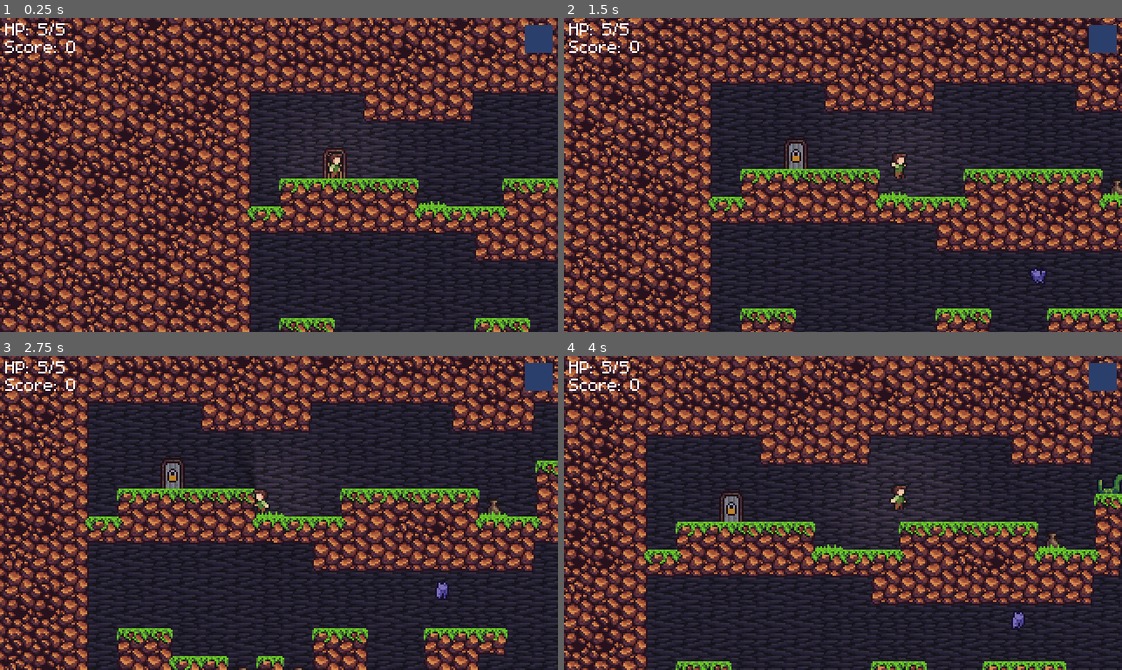
Above: before the commit, frames 1-4 (two rows, left to right).
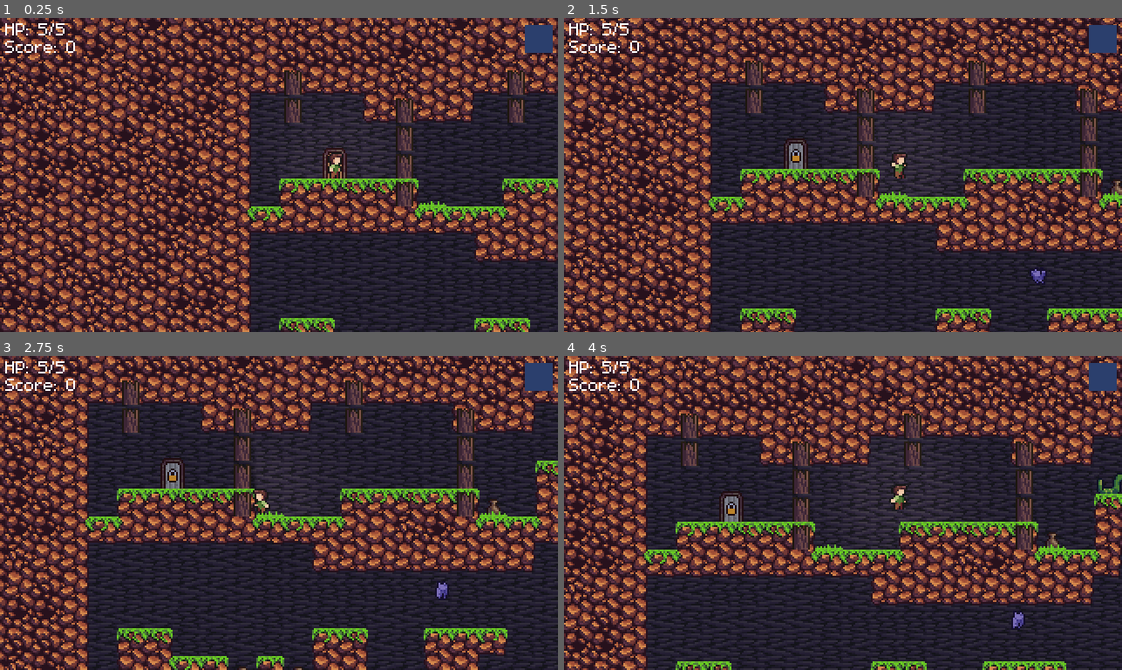
Above: after the commit, the same moments.

Repository: jasonrobwebster/Cave
Game: Godot game, scene res://scenes/Level1/Deep.tscn
Same seed, same stepped clock (60 frames per second), same inputs: the game is played once before the commit and once after it. This scene is started directly instead of the project's main scene.
Inputs (mouse positions are in pixels of both pictures, inside the frame that each line leads up to):
- Up to frame 1 (0.25 s): no input
- Up to frame 2 (1.5 s): move the mouse to (965, 159) at 0.52 s; hold Space (interact) 0.53-1.28 s; hold Right (ui_right) from 0.53 s (still down); click (965, 159) at 0.67 s; tap W (jump) at 0.77 s; move the mouse to (731, 190) at 1.27 s; right-click (731, 190) at 1.35 s
- Up to frame 3 (2.75 s): tap W (jump) at 1.52 s; move the mouse to (334, 443) at 2.02 s; release Right (ui_right) at 2.03 s; hold Left (ui_left) from 2.03 s (still down); hold Shift (run) from 2.03 s (still down)
- Up to frame 4 (4 s): move the mouse to (815, 575) at 2.77 s; release Left (ui_left) at 2.78 s; release Shift (run) at 2.78 s; hold Right (ui_right) from 2.78 s (still down); click (815, 575) at 2.85 s; tap W (jump) at 3.02, 3.77 s; move the mouse to (1010, 560) at 3.52 s; hold Space (interact) from 3.53 s (still down)

The runs differ from the first frame. In frame 1, 1.4% of the frame differs, in the area x 50-95%, y 16-60%; in frame 2, 2.1%; in frame 3, 2.1%, in the area x 21-85%, y 7-52%; in frame 4, 2.1%.

Commit message:
added wooden assets to level1 room generator

Diff:
--- a/modular/Level1Rooms.tscn
+++ b/modular/Level1Rooms.tscn
@@ -1,8 +1,11 @@
-[gd_scene load_steps=4 format=2]
+[gd_scene load_steps=7 format=2]
 
 [ext_resource path="res://modular/ModularRooms.gd" type="Script" id=1]
 [ext_resource path="res://player/Player.tscn" type="PackedScene" id=2]
+[ext_resource path="res://tiles/wood/WoodenPlankFG.tscn" type="PackedScene" id=3]
 [ext_resource path="res://tiles/rockygrass/RockyGrass.tscn" type="PackedScene" id=4]
+[ext_resource path="res://tiles/wood/WoodenLogs.tscn" type="PackedScene" id=5]
+[ext_resource path="res://tiles/wood/WoodenPlankBG.tscn" type="PackedScene" id=6]
 
 [node name="Level1Rooms" type="Node2D"]
 script = ExtResource( 1 )
@@ -11,6 +14,7 @@
 [node name="L" type="Node2D" parent="."]
 
 [node name="0" type="Node2D" parent="L"]
+visible = false
 
 [node name="RockyGrass" parent="L/0" instance=ExtResource( 4 )]
 tile_data = PoolIntArray( 0, 0, 196608, 1, 0, 327689, 2, 0, 327689, 3, 0, 196609, 4, 0, 196609, 5, 0, 327689, 6, 0, 196 …(278 unchanged characters)…
@@ -48,14 +52,23 @@
 [node name="4" type="Node2D" parent="L"]
 visible = false
 
+[node name="WoodenPlankFG" parent="L/4" instance=ExtResource( 3 )]
+tile_data = PoolIntArray( 3, 0, 2, 65537, 0, 2, 65539, 0, 65536, 131073, 0, 131074, 131075, 0, 131073 )
+
+[node name="WoodenLogs" parent="L/4" instance=ExtResource( 5 )]
+tile_data = PoolIntArray( 131073, 0, 196608, 131074, 0, 196609, 131075, 0, 196610 )
+
 [node name="RockyGrass" parent="L/4" instance=ExtResource( 4 )]
-tile_data = PoolIntArray( 0, 0, 327688, 1, 0, 8, 2, 0, 327689, 3, 0, 327689, 4, 0, 196609, 5, 0, 6, 6, 0, 327686, 7, 0, 2, 65537, 0, 65539, 65541, 0, 131072, 65542, 0, 65542, 65543, 0, 65538, 131073, 0, 196612, 131074, 0, 327689, 131075, 0, 327690, 131078, 0, 65536, 131079, 0, 65538, 19 …(331 unchanged characters)…
+tile_data = PoolIntArray( 0, 0, 327688, 1, 0, 8, 2, 0, 327689, 3, 0, 327689, 4, 0, 196609, 5, 0, 6, 6, 0, 327686, 7, 0, 2, 65537, 0, 131075, 65541, 0, 131072, 65542, 0, 65542, 65543, 0, 65538, 131078, 0, 65536, 131079, 0, 65538, 19 …(331 unchanged characters)…
 
 [node name="Player" parent="L/4" instance=ExtResource( 2 )]
-position = Vector2( 48, 32 )
+position = Vector2( 40, 32 )
 
 [node name="5" type="Node2D" parent="L"]
 visible = false
+
+[node name="WoodenPlankFG" parent="L/5" instance=ExtResource( 3 )]
+tile_data = PoolIntArray( 196613, 0, 1, 262149, 0, 65536, 327685, 0, 131072 )
 
 [node name="RockyGrass" parent="L/5" instance=ExtResource( 4 )]
 tile_data = PoolIntArray( 0, 0, 327685, 1, 0, 5, 2, 0, 196609, 3, 0, 327689, 4, 0, 196609, 5, 0, 196609, 6, 0, 196609,  …(419 unchanged characters)…
@@ -63,17 +76,35 @@
 [node name="6" type="Node2D" parent="L"]
 visible = false
 
+[node name="WoodenPlankFG" parent="L/6" instance=ExtResource( 3 )]
+tile_data = PoolIntArray( 65539, 0, 2, 131075, 0, 65538, 196611, 0, 65536, 262147, 0, 131073 )
+
 [node name="RockyGrass" parent="L/6" instance=ExtResource( 4 )]
 tile_data = PoolIntArray( 0, 0, 196608, 1, 0, 196609, 2, 0, 327689, 3, 0, 6, 4, 0, 327683, 5, 0, 327686, 6, 0, 327686,  …(374 unchanged characters)…
 
 [node name="7" type="Node2D" parent="L"]
 visible = false
 
+[node name="WoodenPlankBG" parent="L/7" instance=ExtResource( 6 )]
+tile_data = PoolIntArray( 65538, 0, 0, 65539, 0, 1, 65540, 0, 2, 131074, 0, 65536, 131075, 0, 65537, 131076, 0, 131077, 131077, 0, 2, 196610, 0, 131072, 196611, 0, 131073, 196612, 0, 131073, 196613, 0, 131074 )
+
+[node name="WoodenPlankFG" parent="L/7" instance=ExtResource( 3 )]
+tile_data = PoolIntArray( 5, 0, 1, 65541, 0, 65538, 131077, 0, 65536, 196610, 1, 65536, 196611, 1, 131074, 196613, 0, 131073 )
+
+[node name="WoodenLogs" parent="L/7" instance=ExtResource( 5 )]
+tile_data = PoolIntArray( 196611, 0, 196608, 196612, 0, 196609, 196613, 0, 196610 )
+
 [node name="RockyGrass" parent="L/7" instance=ExtResource( 4 )]
-tile_data = PoolIntArray( 0, 0, 327688, 1, 0, 6, 2, 0, 5, 3, …(125 unchanged characters)… 9, 131073, 1, 0, 131074, 0, 65539, 131075, 2, 0, 131076, 2, 0, 131077, 3, 0, 131079, 0, 65539, 196610, 0, 196612, 196611, 0, 196609, 196612, 0, 327689, 196613, 0, 196610, 196615, 0, 65539, 262151, 0, 65539, 327680, 0, 196608, 327681, 0, 196609, 327682, 0, 196609, 327683, 0, 196609, 327684, 0, 196609, 327685, 0, 327689, 327686, 0, 196609, 327687, 0, 196615 )
+tile_data = PoolIntArray( 0, 0, 327688, 1, 0, 6, 2, 0, 5, 3, …(125 unchanged characters)… 9, 131073, 1, 0, 131074, 0, 65539, 131079, 0, 65539, 196610, 0, 131075, 196615, 0, 65539, 262147, 3, 0, 262148, 2, 0, 262149, 2, 0, 262150, 2, 0, 262151, 0, 65539, 327680, 0, 196608, 327681, 0, 196609, 327682, 0, 196609, 327683, 0, 327689, 327684, 0, 327689, 327685, 0, 196609, 327686, 0, 327689, 327687, 0, 196615 )
 
 [node name="8" type="Node2D" parent="L"]
 visible = false
+
+[node name="WoodenPlankFG" parent="L/8" instance=ExtResource( 3 )]
+tile_data = PoolIntArray( 1, 0, 2, 65537, 0, 65537, 131073, 0, 131073, 196610, 0, 1, 262146, 0, 65537, 327682, 0, 131073 )
+
+[node name="WoodenPlankBG" parent="L/8" instance=ExtResource( 6 )]
+tile_data = PoolIntArray( 1, 0, 0, 2, 0, 1, 3, 0, 1, 4, 0, 1, 5, 0, 2, 65537, 0, 131072, 65538, 0, 131073, 65539, 0, 65542, 65540, 0, 65537, 65541, 0, 65538, 131075, 0, 131072, 131076, 0, 131073, 131077, 0, 131074 )
 
 [node name="RockyGrass" parent="L/8" instance=ExtResource( 4 )]
 tile_data = PoolIntArray( 0, 0, 327688, 1, 0, 327689, 2, 0, 327689, 3, 0, 196609, 4, 0, 196609, 5, 0, 6, 6, 0, 1, 7, 0, …(484 unchanged characters)…
@@ -83,6 +114,9 @@
 [node name="0" type="Node2D" parent="R"]
 visible = false
 
+[node name="WoodenPlankFG" parent="R/0" instance=ExtResource( 3 )]
+tile_data = PoolIntArray( 6, 0, 1, 65542, 0, 131074 )
+
 [node name="RockyGrass" parent="R/0" instance=ExtResource( 4 )]
 tile_data = PoolIntArray( 0, 0, 4, 1, 0, 196609, 2, 0, 327689, 3, 0, 196609, 4, 0, 196609, 5, 0, 196609, 6, 0, 196609,  …(303 unchanged characters)…
 
@@ -92,6 +126,9 @@
 [node name="1" type="Node2D" parent="R"]
 visible = false
 
+[node name="WoodenPlankFG" parent="R/1" instance=ExtResource( 3 )]
+tile_data = PoolIntArray( 1, 0, 1, 65537, 0, 131074 )
+
 [node name="RockyGrass" parent="R/1" instance=ExtResource( 4 )]
 tile_data = PoolIntArray( 0, 0, 4, 1, 0, 327689, 2, 0, 196609, 3, 0, 196609, 4, 0, 327689, 5, 0, 196609, 6, 0, 196609,  …(331 unchanged characters)…
 
@@ -110,6 +147,12 @@
 [node name="3" type="Node2D" parent="R"]
 visible = false
 
+[node name="WoodenPlankBG" parent="R/3" instance=ExtResource( 6 )]
+tile_data = PoolIntArray( 1, 0, 0, 2, 0, 2, 65537, 0, 65536, 65538, 0, 262149, 65539, 0, 196610, 131073, 0, 131072, 131074, 0, 131074, 262150, 0, 196611 )
+
+[node name="WoodenPlankFG" parent="R/3" instance=ExtResource( 3 )]
+tile_data = PoolIntArray( 131077, 0, 1, 196613, 0, 65538, 262149, 0, 131073 )
+
 [node name="RockyGrass" parent="R/3" instance=ExtResource( 4 )]
 tile_data = PoolIntArray( 0, 0, 327685, 1, 0, 5, 2, 0, 196609, 3, 0, 327689, 4, 0, 196609, 5, 0, 327689, 6, 0, 327689,  …(510 unchanged characters)…
 
@@ -125,8 +168,17 @@
 [node name="5" type="Node2D" parent="R"]
 visible = false
 
+[node name="WoodenPlankBG" parent="R/5" instance=ExtResource( 6 )]
+tile_data = PoolIntArray( 65540, 0, 0, 65541, 0, 2, 131074, 0, 0, 131075, 0, 1, 131076, 0, 131078, 131077, 0, 65538, 196609, 0, 196608, 196610, 0, 262150, 196611, 0, 65537, 196612, 0, 65537, 196613, 0, 131077, 196614, 0, 2, 262146, 0, 131072, 262147, 0, 131073, 262148, 0, 131073, 262149, 0, 131073, 262150, 0, 131074 )
+
+[node name="WoodenPlankFG" parent="R/5" instance=ExtResource( 3 )]
+tile_data = PoolIntArray( 196611, 0, 2, 196614, 0, 0, 262147, 0, 65538, 262150, 0, 131073, 327683, 0, 131074 )
+
 [node name="RockyGrass" parent="R/5" instance=ExtResource( 4 )]
-tile_data = PoolIntArray( 0, 0, 327682, 1, 0, 5, 2, 0, 19660 …(132 unchanged characters)… , 1, 0, 196608, 0, 65539, 196609, 1, 0, 196611, 0, 327688, 196612, 0, 196609, 196613, 0, 327689, 196614, 0, 7, 262144, 0, 131076, 262145, 0, 2, 262146, 2, 0, 262147, 2, 0, 262148, 2, 0, 262149, 2, 0, 262150, 0, 65539, 327680, 0, 131072, 327681, 0, 196613,  …(114 unchanged characters)…
+tile_data = PoolIntArray( 0, 0, 327682, 1, 0, 5, 2, 0, 19660 …(132 unchanged characters)… , 1, 0, 196608, 0, 65539, 196609, 1, 0, 262144, 0, 131076, 262145, 0, 2, 262146, 2, 0, 262147, 2, 0, 262148, 2, 0, 262149, 2, 0, 262150, 0, 3, 327680, 0, 131072, 327681, 0, 196613,  …(114 unchanged characters)…
+
+[node name="WoodenLogs" parent="R/5" instance=ExtResource( 5 )]
+tile_data = PoolIntArray( 196611, 0, 196608, 196612, 0, 196609, 196613, 0, 196609, 196614, 0, 196610 )
 
 [node name="6" type="Node2D" parent="R"]
 visible = false
@@ -134,6 +186,12 @@
 [node name="RockyGrass" parent="R/6" instance=ExtResource( 4 )]
 tile_data = PoolIntArray( 0, 0, 0, 1, 0, 5, 2, 0, 196609, 3, 0, 196609, 4, 0, 196609, 5, 0, 6, 6, 0, 5, 7, 0, 327690, 6 …(461 unchanged characters)…
 
+[node name="WoodenPlankFG" parent="R/6" instance=ExtResource( 3 )]
+tile_data = PoolIntArray( 3, 0, 0, 65537, 0, 1, 65539, 0, 65536, 131073, 0, 131074, 131075, 0, 65536, 196611, 0, 131073 )
+
+[node name="WoodenPlankBG" parent="R/6" instance=ExtResource( 6 )]
+tile_data = PoolIntArray( 3, 0, 0, 4, 0, 1, 5, 0, 2, 65539, 0, 131072, 65540, 0, 65542, 65541, 0, 65538, 131076, 0, 131072, 131077, 0, 131074, 196608, 0, 196608, 196609, 0, 7, 262145, 0, 196612, 262146, 0, 196610 )
+
 [node name="7" type="Node2D" parent="R"]
 visible = false
 
@@ -160,9 +218,15 @@
 [node name="1" type="Node2D" parent="LR"]
 visible = false
 
+[node name="WoodenPlankFG" parent="LR/1" instance=ExtResource( 3 )]
+tile_data = PoolIntArray( 4, 0, 1, 65537, 0, 0, 65540, 0, 65538, 131073, 0, 131074, 131076, 0, 131072 )
+
 [node name="RockyGrass" parent="LR/1" instance=ExtResource( 4 )]
 tile_data = PoolIntArray( 0, 0, 196608, 1, 0, 6, 2, 0, 1, 3, 0, 5, 4, 0, 196609, 5, 0, 196609, 6, 0, 196609, 7, 0, 1966 …(309 unchanged characters)…
 
+[node name="WoodenPlankBG" parent="LR/1" instance=ExtResource( 6 )]
+tile_data = PoolIntArray( 4, 0, 0, 5, 0, 2, 65537, 0, 0, 65538, 0, 1, 65539, 0, 1, 65540, 0, 65545, 65541, 0, 131074, 131073, 0, 131072, 131074, 0, 65542, 131075, 0, 65541, 131076, 0, 131074, 196610, 0, 131072, 196611, 0, 131074 )
+
 [node name="2" type="Node2D" parent="LR"]
 visible = false
 
@@ -172,6 +236,9 @@
 [node name="Player" parent="LR/2" instance=ExtResource( 2 )]
 position = Vector2( 48, 64 )
 
+[node name="WoodenPlankFG" parent="LR/2" instance=ExtResource( 3 )]
+tile_data = PoolIntArray( 1, 0, 1, 65537, 0, 131072, 65541, 0, 1, 131077, 0, 65538, 196613, 0, 65537, 262149, 0, 131073 )
+
 [node name="3" type="Node2D" parent="LR"]
 visible = false
 
@@ -184,6 +251,12 @@
 [node name="RockyGrass" parent="LR/4" instance=ExtResource( 4 )]
 tile_data = PoolIntArray( 0, 0, 327688, 1, 0, 327689, 2, 0, 6, 3, 0, 1, 4, 0, 1, 5, 0, 327683, 6, 0, 1, 7, 0, 327684, 6 …(334 unchanged characters)…
 
+[node name="WoodenPlankFG" parent="LR/4" instance=ExtResource( 3 )]
+tile_data = PoolIntArray( 65538, 0, 0, 65542, 0, 0, 131074, 0, 131072, 131078, 0, 65538, 196614, 0, 65538, 262150, 0, 131073 )
+
+[node name="WoodenPlankBG" parent="LR/4" instance=ExtResource( 6 )]
+tile_data = PoolIntArray( 65538, 0, 0, 65539, 0, 1, 65540, 0, 1, 65541, 0, 1, 65542, 0, 2, 131074, 0, 131072, 131075, 0, 131073, 131076, 0, 131073, 131077, 0, 65542, 131078, 0, 65538, 196613, 0, 65540, 196614, 0, 131074, 262148, 0, 196608, 262149, 0, 196615 )
+
 [node name="5" type="Node2D" parent="LR"]
 visible = false
 
@@ -202,6 +275,9 @@
 [node name="RockyGrass" parent="LR/7" instance=ExtResource( 4 )]
 tile_data = PoolIntArray( 0, 0, 196608, 1, 0, 196609, 2, 0, 196609, 3, 0, 327689, 4, 0, 327689, 5, 0, 327689, 6, 0, 196 …(348 unchanged characters)…
 
+[node name="WoodenPlankFG" parent="LR/7" instance=ExtResource( 3 )]
+tile_data = PoolIntArray( 2, 0, 2, 65538, 0, 131074 )
+
 [node name="8" type="Node2D" parent="LR"]
 visible = false
 
@@ -211,6 +287,9 @@
 [node name="9" type="Node2D" parent="LR"]
 visible = false
 
+[node name="WoodenPlankFG" parent="LR/9" instance=ExtResource( 3 )]
+tile_data = PoolIntArray( 1, 0, 0, 65537, 0, 131072, 65542, 0, 0, 131078, 0, 131072 )
+
 [node name="RockyGrass" parent="LR/9" instance=ExtResource( 4 )]
 tile_data = PoolIntArray( 0, 0, 327688, 1, 0, 327689, 2, 0, 327689, 3, 0, 196609, 4, 0, 327689, 5, 0, 196609, 6, 0, 6,  …(277 unchanged characters)…
 
@@ -234,6 +313,9 @@
 [node name="RockyGrass" parent="LB/0" instance=ExtResource( 4 )]
 tile_data = PoolIntArray( 0, 0, 196608, 1, 0, 196609, 2, 0, 6, 3, 0, 327686, 4, 0, 1, 5, 0, 327686, 6, 0, 1, 7, 0, 3276 …(295 unchanged characters)…
 
+[node name="WoodenPlankFG" parent="LB/0" instance=ExtResource( 3 )]
+tile_data = PoolIntArray( 65538, 0, 2, 131074, 0, 131074, 196613, 0, 0, 262149, 0, 65537, 327685, 0, 131074 )
+
 [node name="1" type="Node2D" parent="LB"]
 visible = false
 
@@ -249,12 +331,18 @@
 [node name="3" type="Node2D" parent="LB"]
 visible = false
 
+[node name="WoodenPlankFG" parent="LB/3" instance=ExtResource( 3 )]
+tile_data = PoolIntArray( 3, 0, 1, 65539, 0, 65538, 131075, 0, 131074 )
+
 [node name="RockyGrass" parent="LB/3" instance=ExtResource( 4 )]
 tile_data = PoolIntArray( 0, 0, 196608, 1, 0, 196609, 2, 0, 327689, 3, 0, 196609, 4, 0, 196609, 5, 0, 6, 6, 0, 327686, 7, 0, 2, 65536, 1, 0, 65541, 0, 131072, 65542, 0, 65542, 65543, 0, 65538, 131078, 0, 131072, 131079, 0, 65543, 196615, 0, 65539, 262151, 0, 65539, 327687, 0, 131075 )
 
 [node name="4" type="Node2D" parent="LB"]
 visible = false
 
+[node name="WoodenPlankFG" parent="LB/4" instance=ExtResource( 3 )]
+tile_data = PoolIntArray( 262145, 0, 1, 327681, 0, 131074 )
+
 [node name="RockyGrass" parent="LB/4" instance=ExtResource( 4 )]
 tile_data = PoolIntArray( 0, 0, 327688, 1, 0, 196609, 2, 0, 196609, 3, 0, 196609, 4, 0, 196609, 5, 0, 6, 6, 0, 327686,  …(321 unchanged characters)…
 
@@ -263,12 +351,18 @@
 [node name="0" type="Node2D" parent="RB"]
 visible = false
 
+[node name="WoodenPlankFG" parent="RB/0" instance=ExtResource( 3 )]
+tile_data = PoolIntArray( 65540, 0, 2, 131074, 0, 0, 131076, 0, 131072, 196610, 0, 65538, 262146, 0, 131072 )
+
 [node name="RockyGrass" parent="RB/0" instance=ExtResource( 4 )]
 tile_data = PoolIntArray( 0, 0, 0, 1, 0, 1, 2, 0, 327686, 3, 0, 1, 4, 0, 5, 5, 0, 327689, 6, 0, 327689, 7, 0, 327690, 6 …(234 unchanged characters)…
 
 [node name="1" type="Node2D" parent="RB"]
 visible = false
 
+[node name="WoodenPlankFG" parent="RB/1" instance=ExtResource( 3 )]
+tile_data = PoolIntArray( 3, 0, 1, 65539, 0, 65536, 131075, 0, 65536, 196611, 0, 131073 )
+
 [node name="RockyGrass" parent="RB/1" instance=ExtResource( 4 )]
 tile_data = PoolIntArray( 0, 0, 0, 1, 0, 5, 2, 0, 196609, 3, 0, 327689, 4, 0, 327689, 5, 0, 6, 6, 0, 5, 7, 0, 196610, 6 …(250 unchanged characters)…
 
